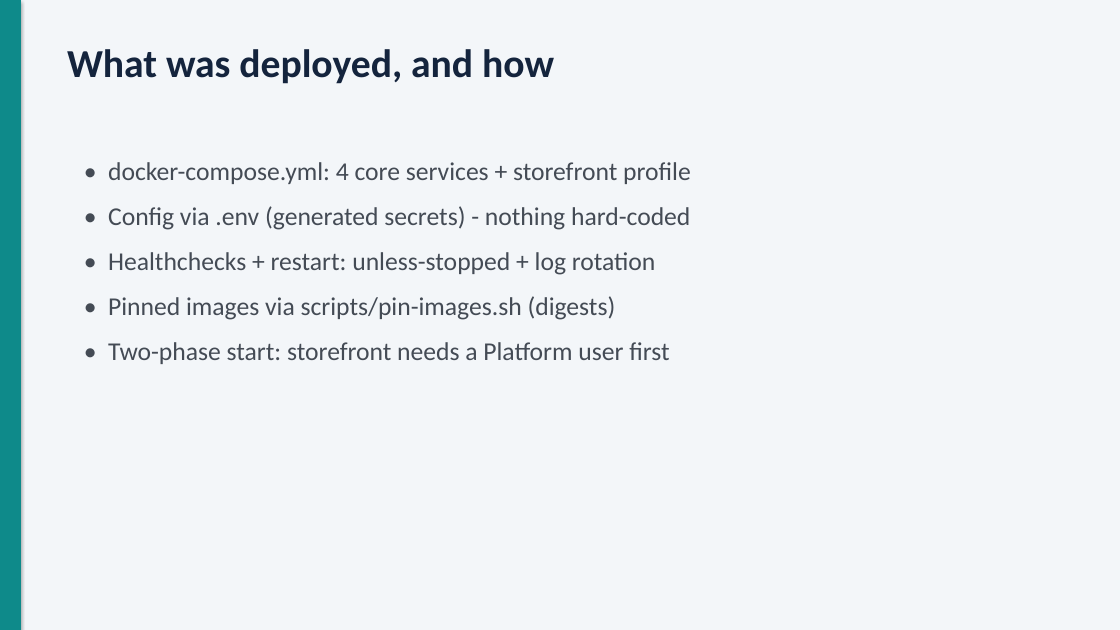
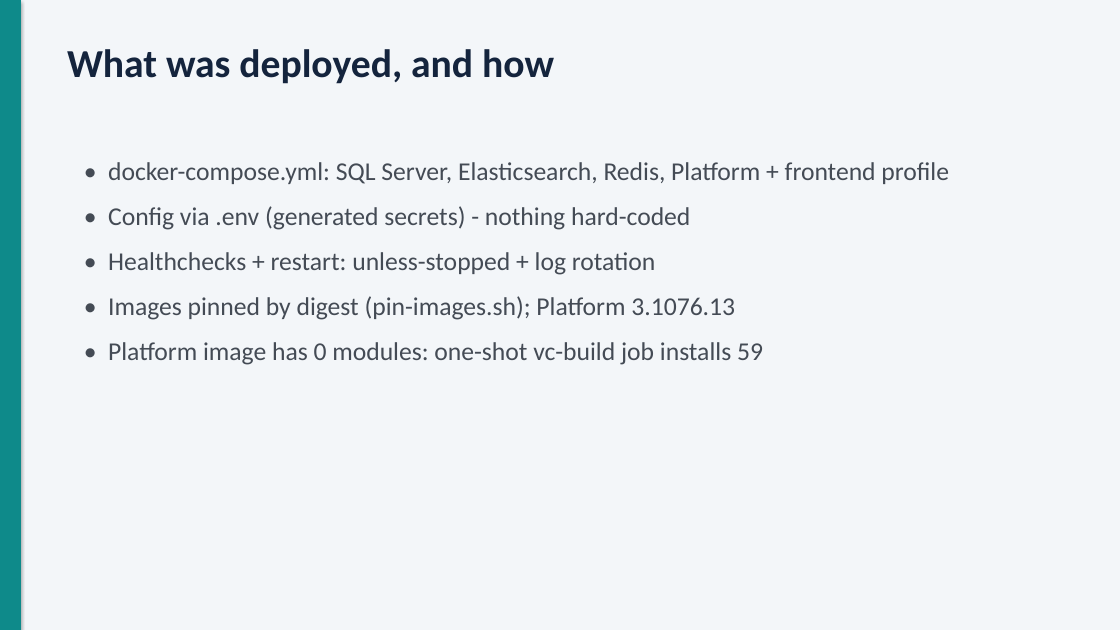
Before and after one commit to adarsh0331/Project_29_Virto_e-commerce, a slide deck: slide 3 of docs/presentation/Virto-AWS-DevOps-presentation.pptx. Drawn at 1120x630 pixels with LibreOffice and Linux fonts; fonts in the diff are those of the drawing. Boxes give left, top, right and bottom in pixels: in the first picture for what was removed or moved away, otherwise in the second. Text is boxed around its words. In the diff, an @@ line names an element or a change of style, - is before the commit and + after.

```diff
--- a/docs/presentation/Virto-AWS-DevOps-presentation.pptx
+++ b/docs/presentation/Virto-AWS-DevOps-presentation.pptx
@@ text at (x1=108, y1=162, x2=949, y2=184): text changed @@
-• docker-compose.yml: 4 core services + storefront profile
+• docker-compose.yml: SQL Server, Elasticsearch, Redis, Platform + frontend profile
@@ text at (x1=108, y1=296, x2=763, y2=365): text changed @@
-• Pinned images via scripts/pin-images.sh (digests)
-• Two-phase start: storefront needs a Platform user first
+• Images pinned by digest (pin-images.sh); Platform 3.1076.13
+• Platform image has 0 modules: one-shot vc-build job installs 59
```
Also in this commit, not shown: 8 other slides changed.
